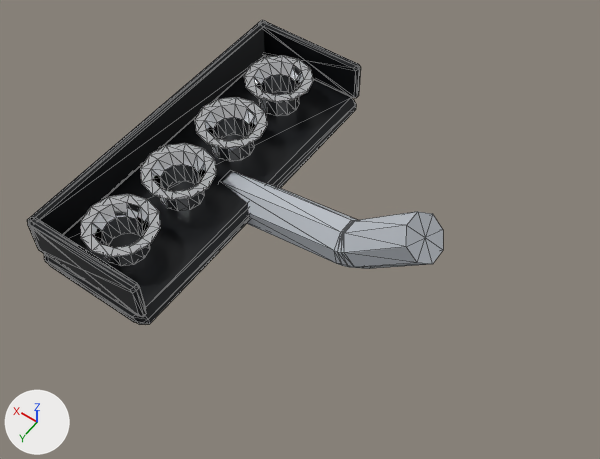
The glTF model assets/parts/intake/intake_race/vortex_r.glb: old version first, new version second.
Both versions are drawn from a 50 mm camera at (-0.223, 0.562, 0.766) aimed at (0.157, 0.03, -0.07). The axes (+X, +Y, +Z) are drawn at lower left. The lights are the same throughout. The picture after the commit comes second. Mesh edges are drawn as thin lines. Where no turn or scale is listed for an object, it has been applied to the vertices. Vertices at exactly the same position are counted once.

The first picture shows 'model'.
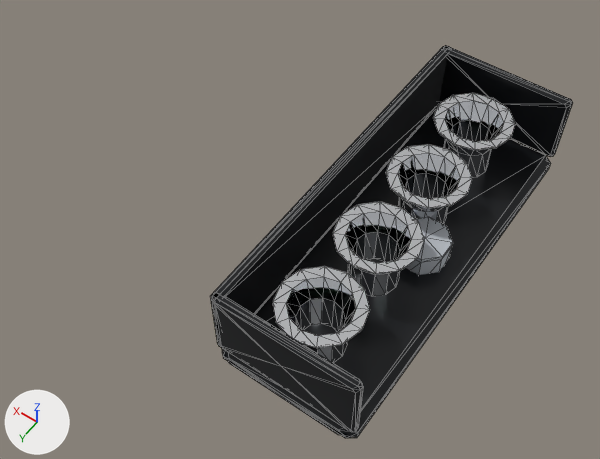
The change, as a list of edits to the scene's bpy script:
```text
Change me_model:
    used by ob_model
    remove me_model.from_pydata(...)  # 506 vertices, 1012 faces; spans x -0.22..0.22, y -0.24..0.24, z -0.085..0.085
    add me_model.from_pydata(...)  # 482 vertices, 964 faces; spans x -0.09..0.09, y -0.24..0.24, z -0.064..0.064
    me_model part 1: the loose piece of 34 vertices spanning x 0.04..0.22, y -0.24..0.24, z -0.056..-0.026 is moved by (-0.13, 0.0, -0.008)
    me_model part 2: the loose piece of 84 vertices spanning x 0.08..0.18, y 0.12..0.22, z -0.026..0.021 is scaled about its middle by (1, 1, 1.56), then moved by (-0.13, 0.0, 0.005)
    me_model part 3: the loose piece of 84 vertices spanning x 0.08..0.18, y 0.01..0.11, z -0.026..0.021 is scaled about its middle by (1, 1, 1.56), then moved by (-0.13, 0.0, 0.005)
    me_model part 4: the loose piece of 84 vertices spanning x 0.08..0.18, y -0.1..0.0, z -0.026..0.021 is scaled about its middle by (1, 1, 1.56), then moved by (-0.13, 0.0, 0.005)
    me_model part 5: the loose piece of 84 vertices spanning x 0.08..0.18, y -0.21..-0.11, z -0.026..0.021 is scaled about its middle by (1, 1, 1.56), then moved by (-0.13, 0.0, 0.005)
    me_model part 6: a new loose piece of 86 vertices spanning x -0.09..0.09, y -0.24..0.24, z -0.034..0.064, in mat_carbon (black #1c1e21)
    me_model part 7: a new loose piece of 26 vertices spanning x -0.06..0.0, y -0.03..0.03, z -0.064..-0.004, in mat_car_atlas (picture img_car_atlas)
    me_model part 8
    86 vertices are removed from x 0.04..0.22, y -0.24..0.24, z -0.026..0.037
    180 faces are deleted
    me_model part 9
    50 vertices are removed from x -0.22..0.105, y -0.03..0.03, z -0.085..0.085
    96 faces are deleted
Change ob_model:
    ob_model.location: (0.2, 0.0, -0.064) -> (0.03, 0.0, 0.004)
```

Location of each change, [x1, y1, x2, y2] in pixels of the pictures (600 x 459 px; the box of a moved part takes in the faces that stretch with it):
'model', reshaped, moved (13% narrower, 29% taller)
    before: [27, 20, 443, 324]
    after: [211, 45, 573, 438]
part 1 of me_model, moved or reshaped
    before: [44, 56, 356, 324]
    after: [222, 108, 551, 438]
part 2 of me_model, moved or reshaped
    before: [81, 194, 160, 266]
    after: [273, 266, 370, 363]
part 3 of me_model, moved or reshaped
    before: [141, 143, 216, 211]
    after: [333, 202, 424, 297]
part 4 of me_model, moved or reshaped
    before: [195, 97, 267, 162]
    after: [386, 144, 472, 225]
part 5 of me_model, moved or reshaped
    before: [244, 55, 313, 116]
    after: [433, 93, 515, 178]
part 6 of me_model, added (black)
    after: [211, 45, 573, 431]
part 7 of me_model, added
    after: [405, 218, 453, 275]
part 8 of me_model, deleted (black)
    before: [27, 20, 361, 317]
part 9 of me_model, deleted
    before: [222, 172, 443, 269]
